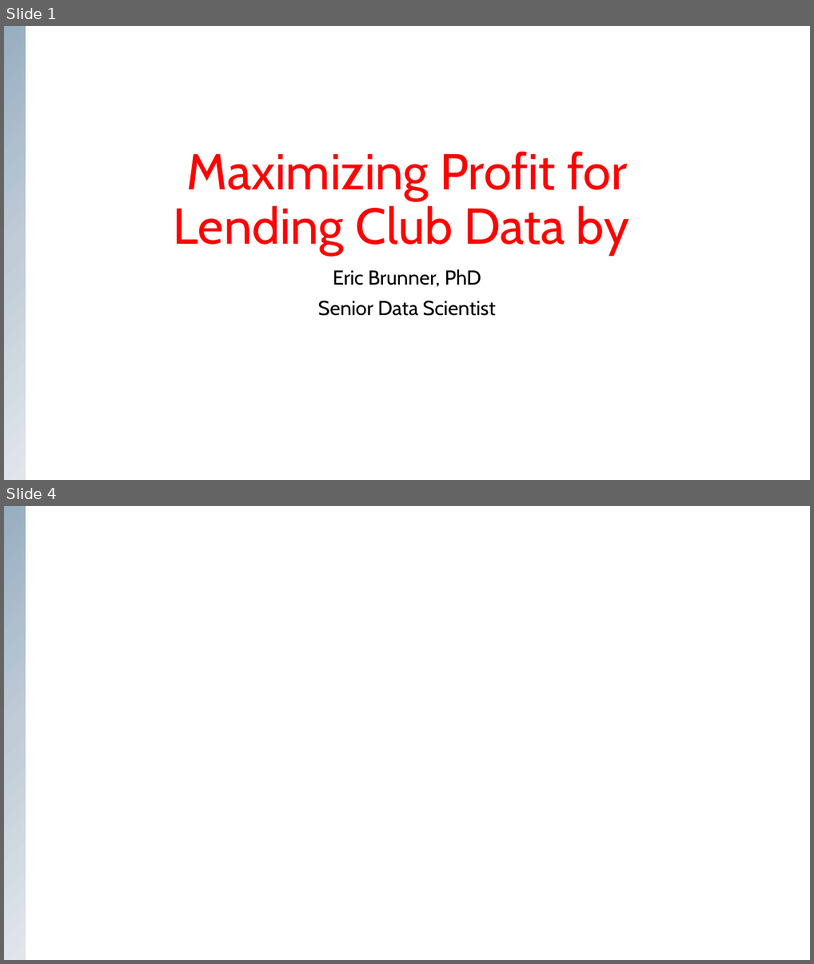
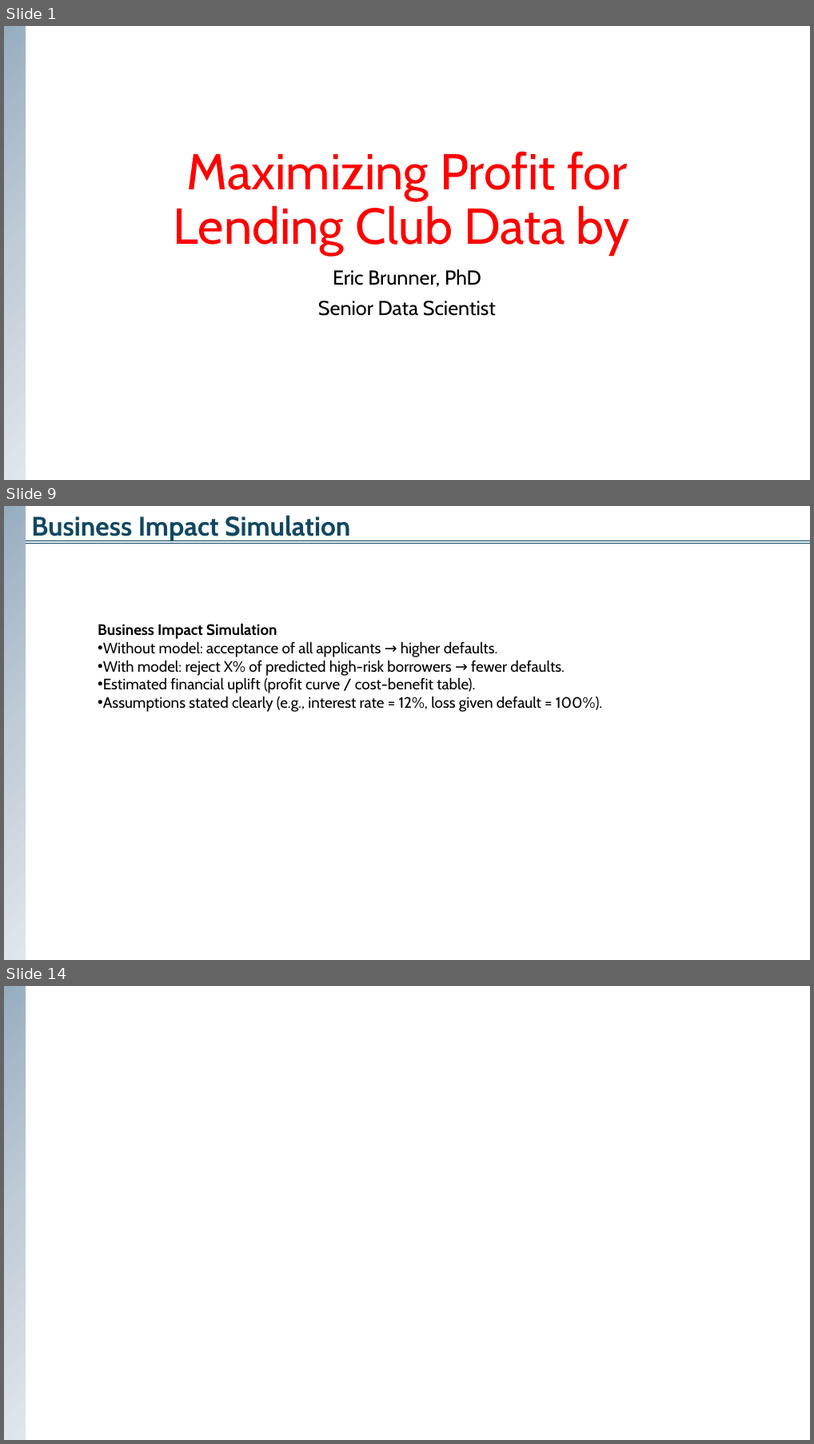
Before and after one commit to 37signals37/lending_club, a slide deck: Maximizing Profit for Lending Club.pptx. Shown one above the other, each under a label of ours: slides 1 and 4 before the commit, slides 1, 9 and 14 after it; the slides between them are not shown. The pictures are 814x964 and 814x1444 pixels, drawn with LibreOffice and Linux fonts; fonts in the diff are those of the drawing. Boxes give left, top, right and bottom in pixels: in the first picture for what was removed or moved away, otherwise in the second. Text is boxed around its words. In the diff, an @@ line names an element or a change of style, - is before the commit and + after.

```diff
--- a/Maximizing Profit for Lending Club.pptx
+++ b/Maximizing Profit for Lending Club.pptx
@@ slide 9 added at bbox=[4, 506, 810, 960], background #FFFFFF @@
@@ group added at bbox=[4, 506, 810, 960]: 3 lines, 1 text, 1 rectangle @@
+Business Impact Simulation
@@ text added at bbox=[98, 623, 602, 712], 18 pt, text #000000 @@
+Business Impact Simulation
+• Without model: acceptance of all applicants → higher defaults.
+• With model: reject X% of predicted high-risk borrowers → fewer defaults.
+• Estimated financial uplift (profit curve / cost-benefit table).
+• Assumptions stated clearly (e.g., interest rate = 12%, loss given default = 100%).
@@ what was slide 4 is now slide 14 @@
```
Also in this commit, not shown: 1 slide changed, 11 other slides added, 1 slide removed, 5 other files.
